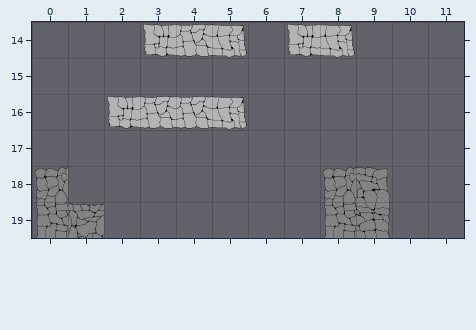
A Tiled map gets an edit: GDW4_Game/Resources/Tilemaps/untitled.tmx. The picture above was drawn from the file before the commit.
Cells are 128x128 px. Shown: x 0..11, y 14..19.
Now the later version:
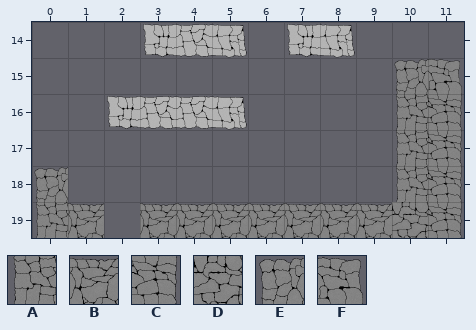
Key: from "full_tileset": A 0, B 1, C 3, D 6, E 9, F 12.
_ is an empty cell, . an unchanged one.
Changes in this commit:
--- layer "ground"
@@ x 3..11 @@
-15 .......__
-16 .......__
-17 .......__
-18 .....EF__
-19 _____AC__
+15 .......EF
+16 .......AC
+17 .......AC
+18 .....__AC
+19 BBBBBBBDC
Changed places in both pictures, as pixel boxes (x1, y1, x2, y2):
changed: (140, 59, 462, 238)
